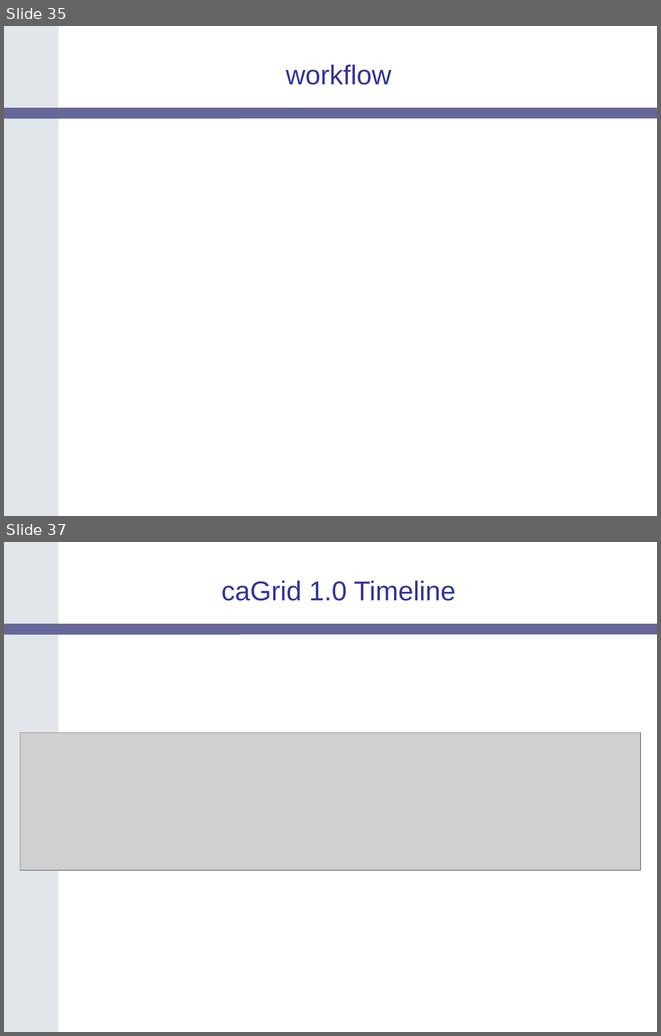
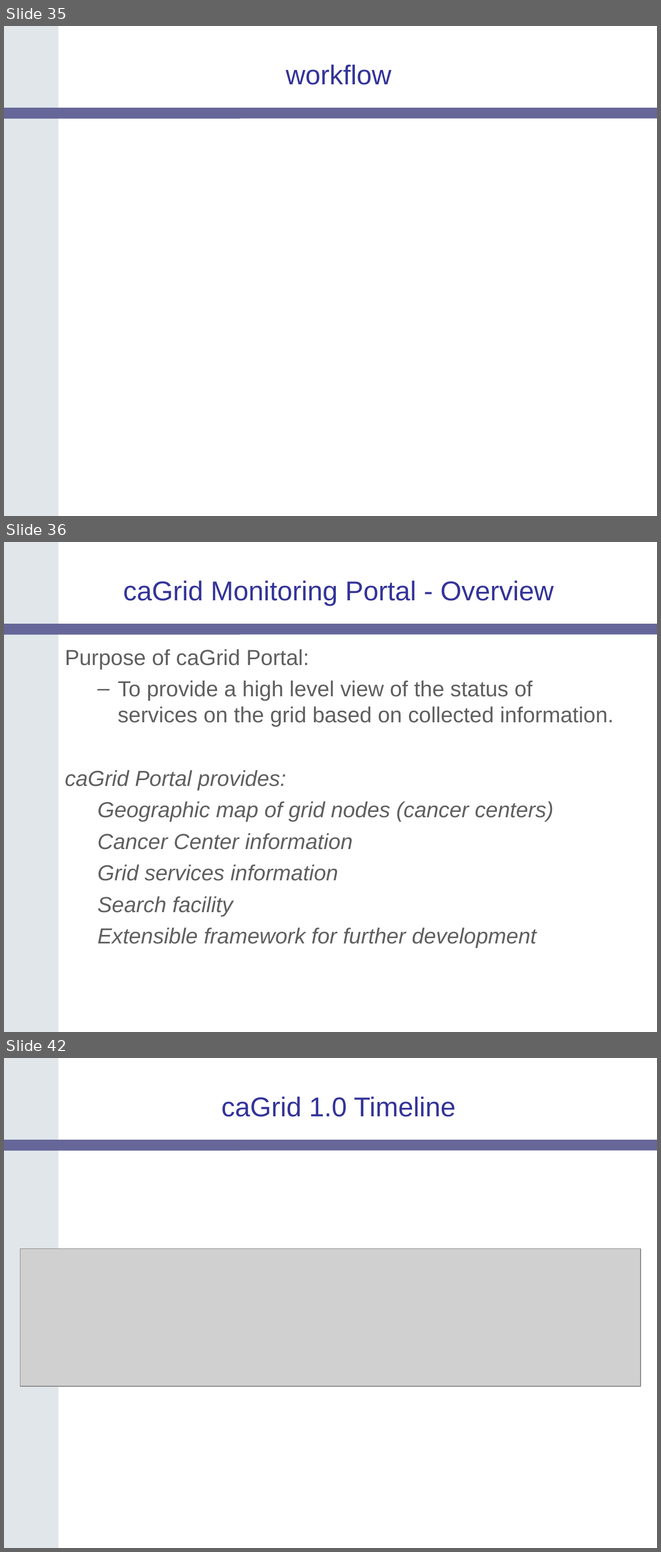
Before and after one commit to NCIP/cagrid-portal, a slide deck: cagrid-1-0/Documentation/presentations/200604_AnnualMeeting/caGrid-1.0-Architecture_caBIG-Annual-Meeting06.ppt. Shown one above the other, each under a label of ours: slides 35 and 37 before the commit, slides 35, 36 and 42 after it; the slides between them are not shown. The pictures are 661x1036 and 661x1552 pixels, drawn with LibreOffice and Linux fonts; fonts in the diff are those of the drawing; grey boxes stand for pictures; background and template pictures are left out. Boxes give left, top, right and bottom in pixels: in the first picture for what was removed or moved away, otherwise in the second. Text is boxed around its words. In the diff, an @@ line names an element or a change of style, - is before the commit and + after.

Commit message:
incorporated portal slides

```diff
--- a/cagrid-1-0/Documentation/presentations/200604_AnnualMeeting/caGrid-1.0-Architecture_caBIG-Annual-Meeting06.ppt
+++ b/cagrid-1-0/Documentation/presentations/200604_AnnualMeeting/caGrid-1.0-Architecture_caBIG-Annual-Meeting06.ppt
@@ slide 36 added at box(4, 542, 657, 1032), background #FFFFFF; not listed: 2 template elements that a slide beside it also shows @@
@@ title added at box(123, 581, 554, 606), 30 pt, text #333399 @@
+caGrid Monitoring Portal - Overview
@@ text added at box(65, 649, 614, 948), 24 pt, text #5F5F5F, italic @@
+Purpose of caGrid Portal:
+  – To provide a high level view of the status of services on the grid based on collected information.
+caGrid Portal provides:
+  Geographic map of grid nodes (cancer centers)
+  Cancer Center information
+  Grid services information
+  Search facility
+  Extensible framework for further development
@@ what was slide 37 is now slide 42 @@
```
Also in this commit, not shown: 1 slide changed, 5 other slides added, 1 slide removed, 1 other file.
